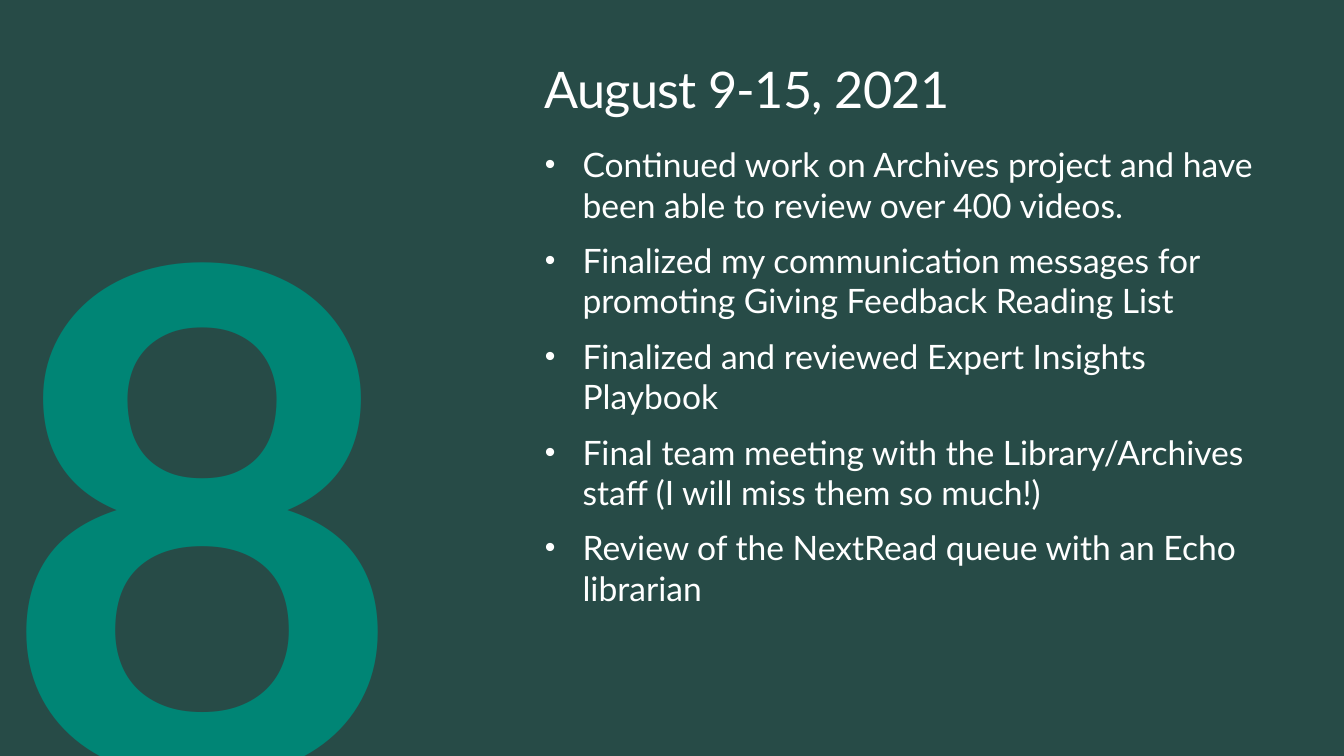
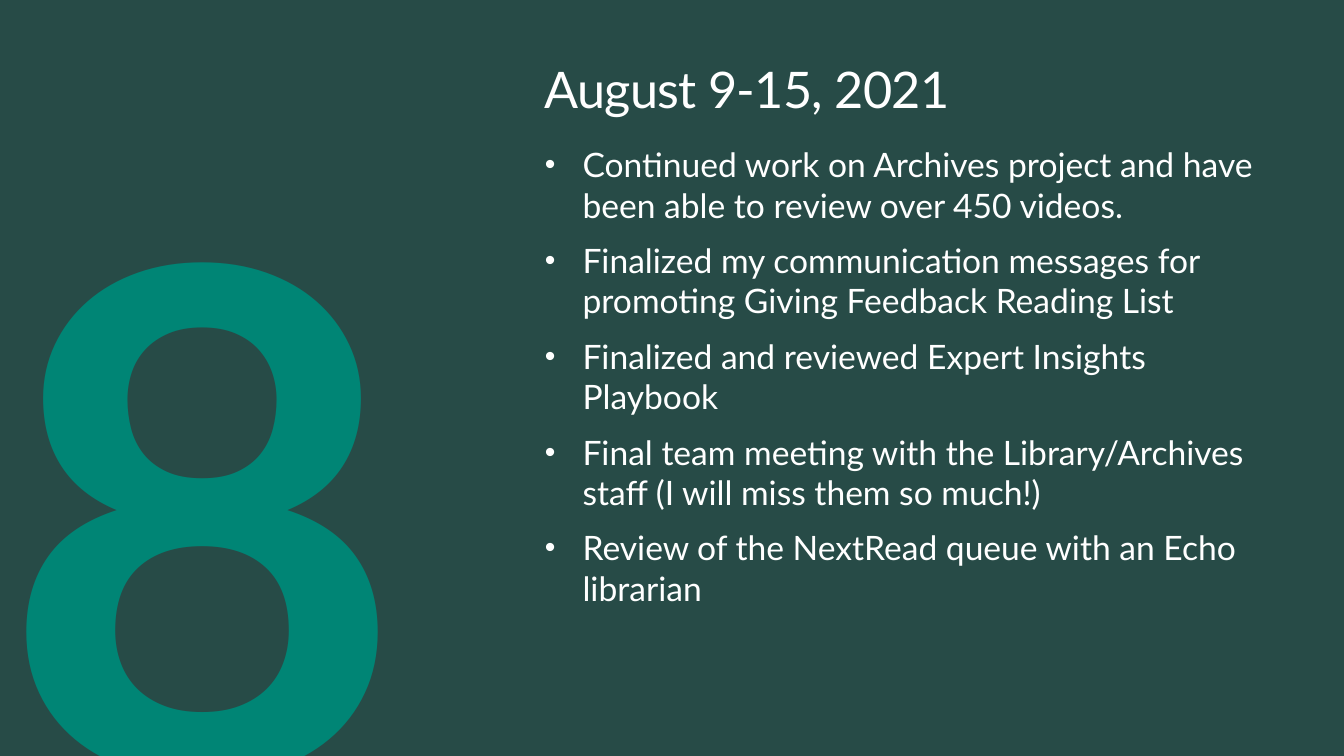
Before and after one commit to ewhinihan/dfw_mslibrary, a slide deck: slide 18 of DFW_MSLibraryArchives_WeeklyLearnings.pptx. Drawn at 1344x756 pixels with LibreOffice and Linux fonts; fonts in the diff are those of the drawing; background and template pictures are left out. Boxes give left, top, right and bottom in pixels: in the first picture for what was removed or moved away, otherwise in the second. Text is boxed around its words. In the diff, an @@ line names an element or a change of style, - is before the commit and + after.

```diff
--- a/DFW_MSLibraryArchives_WeeklyLearnings.pptx
+++ b/DFW_MSLibraryArchives_WeeklyLearnings.pptx
@@ text at (x1=583, y1=152, x2=1253, y2=219): text changed @@
-• Continued work on Archives project and have been able to review over 400 videos.
+• Continued work on Archives project and have been able to review over 450 videos.
```
Also in this commit, not shown: 10 other slides changed, 1 slide added, 1 slide removed.
